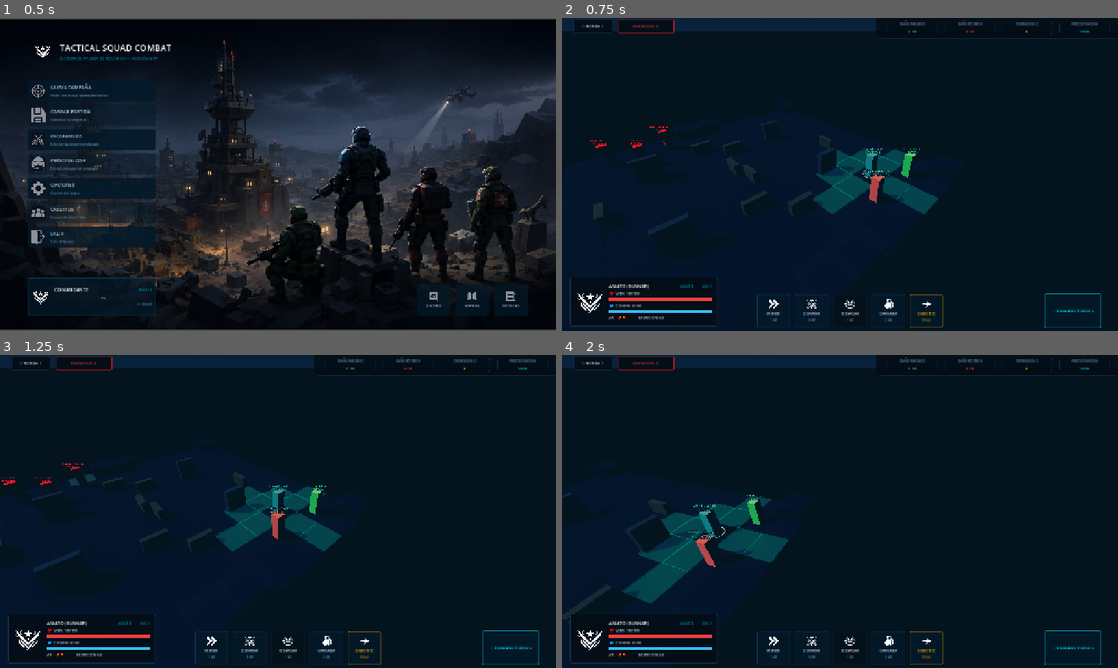
Above: before the commit, frames 1-4 (two rows, left to right).
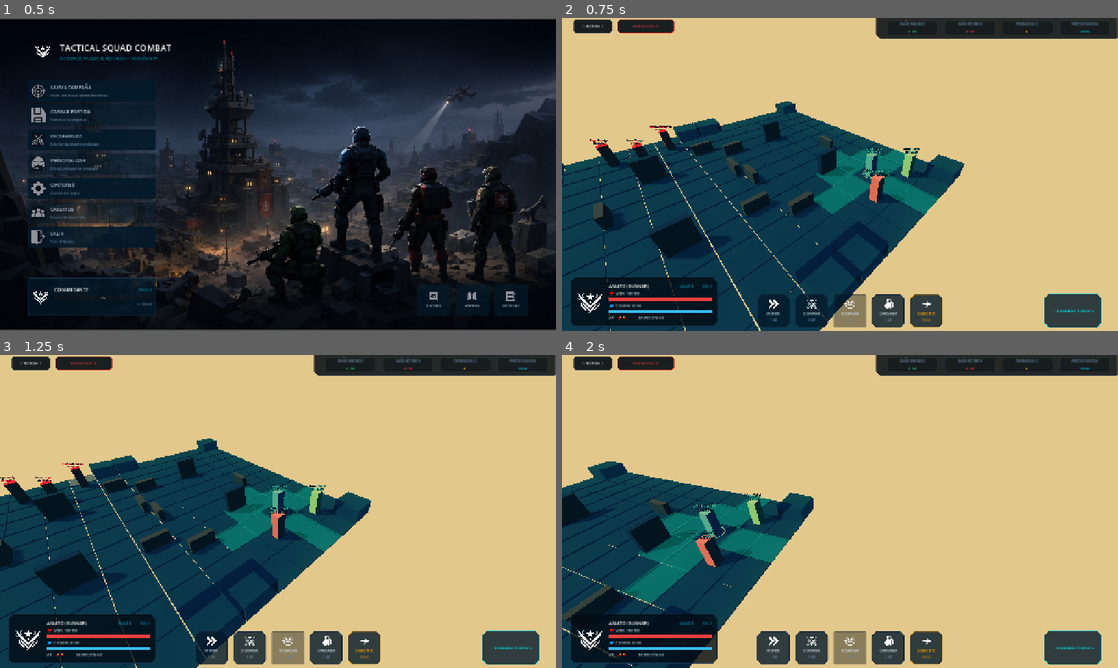
Above: after the commit, the same moments.

Repository: axel-molina/WarTacticGame
Game: Godot game, scene res://scenes/menu/menu_scene.tscn
Two runs of this game, one before a commit and one after it. Both use one fixed random seed, a clock stepped at 60 frames per second and the inputs below.
Inputs (mouse positions are in pixels of both pictures, inside the frame that each line leads up to):
- Up to frame 1 (0.5 s): no input
- Up to frame 2 (0.75 s): click (650, 140) at 0.5 s
- Up to frame 3 (1.25 s): no input
- Up to frame 4 (2 s): tap Enter at 1.25 s; move the mouse to (962, 495) at 1.27 s; hold Right (ui_right) from 1.28 s (still down); hold Q from 1.28 s (still down); click (962, 495) at 1.42 s

Frame 1 is identical in both runs. In frame 2, 87% of the frame differs, in the area x 0-100%, y 0-100%; in frame 3, 87%; in frame 4, 91%.

Commit message:
Save user options and layout adjustments, including new corners/borders in HUD and slight tweaks to the cinematic background settings

Diff:
--- a/tactical-squad-combat/scenes/main/battle_scene.tscn
+++ b/tactical-squad-combat/scenes/main/battle_scene.tscn
@@ -1,9 +1,16 @@
-[gd_scene load_steps=7 format=3]
+[gd_scene format=3 uid="uid://ckb3iatg6ohbq"]
 
-[ext_resource type="Script" path="res://scenes/main/battle_scene.gd" id="1_script"]
-[ext_resource type="Script" path="res://scripts/grid/grid_manager.gd" id="2_grid"]
-[ext_resource type="Script" path="res://scripts/camera/tactical_camera.gd" id="3_camera"]
-[ext_resource type="PackedScene" path="res://scenes/ui/hud.tscn" id="4_hud"]
+[ext_resource type="Script" uid="uid://d1hil7nj2l25n" path="res://scenes/main/battle_scene.gd" id="1_script"]
+[ext_resource type="Script" uid="uid://bh13yur1l48lj" path="res://scripts/grid/grid_manager.gd" id="2_grid"]
+[ext_resource type="Script" uid="uid://cj3nj37tw7l5l" path="res://scripts/camera/tactical_camera.gd" id="3_camera"]
+[ext_resource type="PackedScene" uid="uid://b5jecn0vo6668" path="res://scenes/ui/hud.tscn" id="4_hud"]
+
+[sub_resource type="Gradient" id="Gradient_TealOrange"]
+offsets = PackedFloat32Array(0, 0.35, 0.72, 1)
+colors = PackedColorArray(0.0156863, 0.0784314, 0.117647, 1, 0.0784314, 0.180392, 0.235294, 1, 0.627451, 0.470588, 0.313725, 1, 1, 0.784314, 0.54902, 1)
+
+[sub_resource type="GradientTexture1D" id="GradientTexture1D_Cinematic"]
+gradient = SubResource("Gradient_TealOrange")
 
 [sub_resource type="ProceduralSkyMaterial" id="ProceduralSkyMaterial_1"]
 sky_top_color = Color(0.1, 0.15, 0.25, 1)
@@ -14,45 +21,39 @@
 [sub_resource type="Sky" id="Sky_1"]
 sky_material = SubResource("ProceduralSkyMaterial_1")
 
-[sub_resource type="Gradient" id="Gradient_TealOrange"]
-offsets = PackedFloat32Array(0, 0.35, 0.72, 1)
-colors = PackedColorArray(0.0156863, 0.0784314, 0.117647, 1, 0.0784314, 0.180392, 0.235294, 1, 0.627451, 0.470588, 0.313725, 1, 1, 0.784314, 0.54902, 1)
-
-[sub_resource type="GradientTexture1D" id="GradientTexture1D_Cinematic"]
-gradient = SubResource("Gradient_TealOrange")
-
 [sub_resource type="Environment" id="Environment_1"]
-background_mode = 2
+background_mode = 1
+background_color = Color(0.15636167, 0.28246486, 0.3507792, 1)
+background_energy_multiplier = 0.97
 sky = SubResource("Sky_1")
 tonemap_mode = 3
 glow_enabled = true
 glow_intensity = 0.6
 glow_strength = 1.1
 glow_bloom = 0.2
-glow_blend_mode = 1
 adjustment_enabled = true
-adjustment_brightness = 0.95
+adjustment_brightness = 0.94
 adjustment_contrast = 1.15
 adjustment_saturation = 0.92
 adjustment_color_correction = SubResource("GradientTexture1D_Cinematic")
 
-[node name="BattleScene" type="Node3D"]
+[node name="BattleScene" type="Node3D" unique_id=91042579]
 script = ExtResource("1_script")
 
-[node name="WorldEnvironment" type="WorldEnvironment" parent="."]
+[node name="WorldEnvironment" type="WorldEnvironment" parent="." unique_id=1209557194]
 environment = SubResource("Environment_1")
 
-[node name="DirectionalLight3D" type="DirectionalLight3D" parent="."]
+[node name="DirectionalLight3D" type="DirectionalLight3D" parent="." unique_id=2013397424]
 transform = Transform3D(0.707107, -0.5, 0.5, 0, 0.707107, 0.707107, -0.707107, -0.5, 0.5, 0, 10, 0)
 light_color = Color(0.8, 0.9, 0.95, 1)
 light_energy = 1.2
 shadow_enabled = true
 
-[node name="GridManager" type="Node3D" parent="."]
+[node name="GridManager" type="Node3D" parent="." unique_id=171821029]
 script = ExtResource("2_grid")
 
-[node name="TacticalCamera" type="Camera3D" parent="."]
+[node name="TacticalCamera" type="Camera3D" parent="." unique_id=509317388]
 current = true
 script = ExtResource("3_camera")
 
-[node name="HUD" parent="." instance=ExtResource("4_hud")]
+[node name="HUD" parent="." unique_id=2100372759 instance=ExtResource("4_hud")]
--- a/tactical-squad-combat/scenes/ui/hud.tscn
+++ b/tactical-squad-combat/scenes/ui/hud.tscn
@@ -10,7 +10,6 @@
 [ext_resource type="Texture2D" uid="uid://cdo4cgplrswip" path="res://images/battleicons/next_icon.png" id="8_next"]
 [ext_resource type="Texture2D" uid="uid://cpip064is0l30" path="res://images/battleicons/health_icon.png" id="9_health_icon"]
 [ext_resource type="Texture2D" uid="uid://cvy4wnquotarq" path="res://images/battleicons/escudo_icon.png" id="10_escudo_icon"]
-[ext_resource type="Texture2D" uid="uid://cwh8f31ojfxlx" path="res://images/battleicons/ap_icon.png" id="11_ap_icon"]
 
 [sub_resource type="StyleBoxFlat" id="StyleBoxFlat_RoundBox"]
 bg_color = Color(0.0117647, 0.0470588, 0.0784314, 0.9)
@@ -19,10 +18,11 @@
 border_width_right = 1
 border_width_bottom = 1
 border_color = Color(0.09, 0.2, 0.3, 0.5)
-corner_radius_top_left = 2
-corner_radius_top_right = 2
-corner_radius_bottom_right = 2
-corner_radius_bottom_left = 2
+corner_radius_top_left = 4
+corner_radius_top_right = 4
+corner_radius_bottom_right = 4
+corner_radius_bottom_left = 4
+corner_detail = 1
 
 [sub_resource type="StyleBoxFlat" id="StyleBoxFlat_HostileBox"]
 bg_color = Color(0.0117647, 0.0470588, 0.0784314, 0.9)
@@ -31,10 +31,11 @@
 border_width_right = 1
 border_width_bottom = 1
 border_color = Color(0.9, 0.1, 0.1, 0.5)
-corner_radius_top_left = 2
-corner_radius_top_right = 2
-corner_radius_bottom_right = 2
-corner_radius_bottom_left = 2
+corner_radius_top_left = 4
+corner_radius_top_right = 4
+corner_radius_bottom_right = 4
+corner_radius_bottom_left = 4
+corner_detail = 1
 
 [sub_resource type="StyleBoxFlat" id="StyleBoxFlat_Header"]
 bg_color = Color(0.0117647, 0.0470588, 0.0784314, 0.85)
@@ -67,10 +68,11 @@
 border_width_right = 1
 border_width_bottom = 1
 border_color = Color(0.09, 0.2, 0.3, 0.5)
-corner_radius_top_left = 2
-corner_radius_top_right = 2
-corner_radius_bottom_right = 2
-corner_radius_bottom_left = 2
+corner_radius_top_left = 8
+corner_radius_top_right = 8
+corner_radius_bottom_right = 8
+corner_radius_bottom_left = 8
+corner_detail = 1
 
 [sub_resource type="StyleBoxFlat" id="StyleBoxFlat_HPBarBG"]
 bg_color = Color(0.15, 0.05, 0.05, 1)
@@ -93,10 +95,11 @@
 border_width_right = 1
 border_width_bottom = 1
 border_color = Color(0.09, 0.2, 0.3, 0.6)
-corner_radius_top_left = 2
-corner_radius_top_right = 2
-corner_radius_bottom_right = 2
-corner_radius_bottom_left = 2
+corner_radius_top_left = 8
+corner_radius_top_right = 8
+corner_radius_bottom_right = 8
+corner_radius_bottom_left = 8
+corner_detail = 1
 
 [sub_resource type="StyleBoxFlat" id="StyleBoxFlat_ActionButton_Pressed"]
 bg_color = Color(0.00784314, 0.0470588, 0.0784314, 0.95)
@@ -141,10 +144,11 @@
 border_width_right = 1
 border_width_bottom = 1
 border_color = Color(1, 0.65, 0, 0.4)
-corner_radius_top_left = 2
-corner_radius_top_right = 2
-corner_radius_bottom_right = 2
-corner_radius_bottom_left = 2
+corner_radius_top_left = 8
+corner_radius_top_right = 8
+corner_radius_bottom_right = 8
+corner_radius_bottom_left = 8
+corner_detail = 1
 
 [sub_resource type="StyleBoxFlat" id="StyleBoxFlat_NextButton_Hover"]
 bg_color = Color(0.00784314, 0.0470588, 0.0784314, 0.9)
@@ -165,10 +169,11 @@
 border_width_right = 1
 border_width_bottom = 1
 border_color = Color(0, 0.941176, 1, 0.4)
-corner_radius_top_left = 2
-corner_radius_top_right = 2
-corner_radius_bottom_right = 2
-corner_radius_bottom_left = 2
+corner_radius_top_left = 8
+corner_radius_top_right = 8
+corner_radius_bottom_right = 8
+corner_radius_bottom_left = 8
+corner_detail = 1
 
 [node name="HUDLayer" type="CanvasLayer" unique_id=603172633]
 
@@ -393,11 +398,11 @@
 theme_override_font_sizes/font_size = 8
 text = "NVL 1"
 
-[node name="HBoxHP" type="HBoxContainer" parent="HUD/InfoPanel/Margin/HBox/VBox"]
+[node name="HBoxHP" type="HBoxContainer" parent="HUD/InfoPanel/Margin/HBox/VBox" unique_id=111770877]
 layout_mode = 2
 theme_override_constants/separation = 6
 
-[node name="Icon" type="TextureRect" parent="HUD/InfoPanel/Margin/HBox/VBox/HBoxHP"]
+[node name="Icon" type="TextureRect" parent="HUD/InfoPanel/Margin/HBox/VBox/HBoxHP" unique_id=238145762]
 custom_minimum_size = Vector2(10, 10)
 layout_mode = 2
 size_flags_vertical = 4
@@ -419,11 +424,11 @@
 value = 100.0
 show_percentage = false
 
-[node name="HBoxShield" type="HBoxContainer" parent="HUD/InfoPanel/Margin/HBox/VBox"]
+[node name="HBoxShield" type="HBoxContainer" parent="HUD/InfoPanel/Margin/HBox/VBox" unique_id=1596952736]
 layout_mode = 2
 theme_override_constants/separation = 6
 
-[node name="Icon" type="TextureRect" parent="HUD/InfoPanel/Margin/HBox/VBox/HBoxShield"]
+[node name="Icon" type="TextureRect" parent="HUD/InfoPanel/Margin/HBox/VBox/HBoxShield" unique_id=162555735]
 custom_minimum_size = Vector2(10, 10)
 layout_mode = 2
 size_flags_vertical = 4
@@ -445,21 +450,21 @@
 value = 100.0
 show_percentage = false
 
-[node name="HBoxStats" type="HBoxContainer" parent="HUD/InfoPanel/Margin/HBox/VBox"]
+[node name="HBoxStats" type="HBoxContainer" parent="HUD/InfoPanel/Margin/HBox/VBox" unique_id=1836459934]
 layout_mode = 2
 theme_override_constants/separation = 6
 
-[node name="LabelAP" type="Label" parent="HUD/InfoPanel/Margin/HBox/VBox/HBoxStats"]
+[node name="LabelAP" type="Label" parent="HUD/InfoPanel/Margin/HBox/VBox/HBoxStats" unique_id=840752606]
 layout_mode = 2
 theme_override_colors/font_color = Color(0.8, 0.85, 0.9, 1)
 theme_override_font_sizes/font_size = 8
 text = "AP:"
 
-[node name="ApIconsContainer" type="HBoxContainer" parent="HUD/InfoPanel/Margin/HBox/VBox/HBoxStats"]
+[node name="ApIconsContainer" type="HBoxContainer" parent="HUD/InfoPanel/Margin/HBox/VBox/HBoxStats" unique_id=83089859]
 layout_mode = 2
 theme_override_constants/separation = 2
 
-[node name="Spacer" type="Control" parent="HUD/InfoPanel/Margin/HBox/VBox/HBoxStats"]
+[node name="Spacer" type="Control" parent="HUD/InfoPanel/Margin/HBox/VBox/HBoxStats" unique_id=2052110254]
 custom_minimum_size = Vector2(16, 0)
 layout_mode = 2
 
Not shown, added: tactical-squad-combat/sounds/victory_sound.mp3.import
Not shown, added: tactical-squad-combat/sounds/victory_sound.mp3
